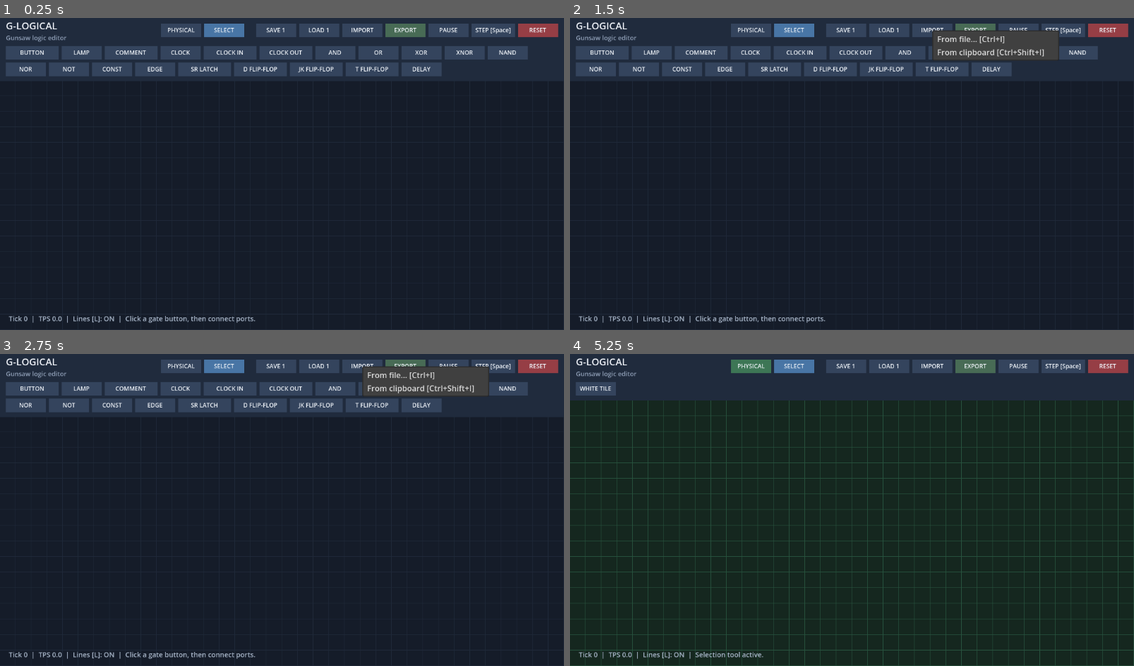
Above: before the commit, frames 1-4 (two rows, left to right).
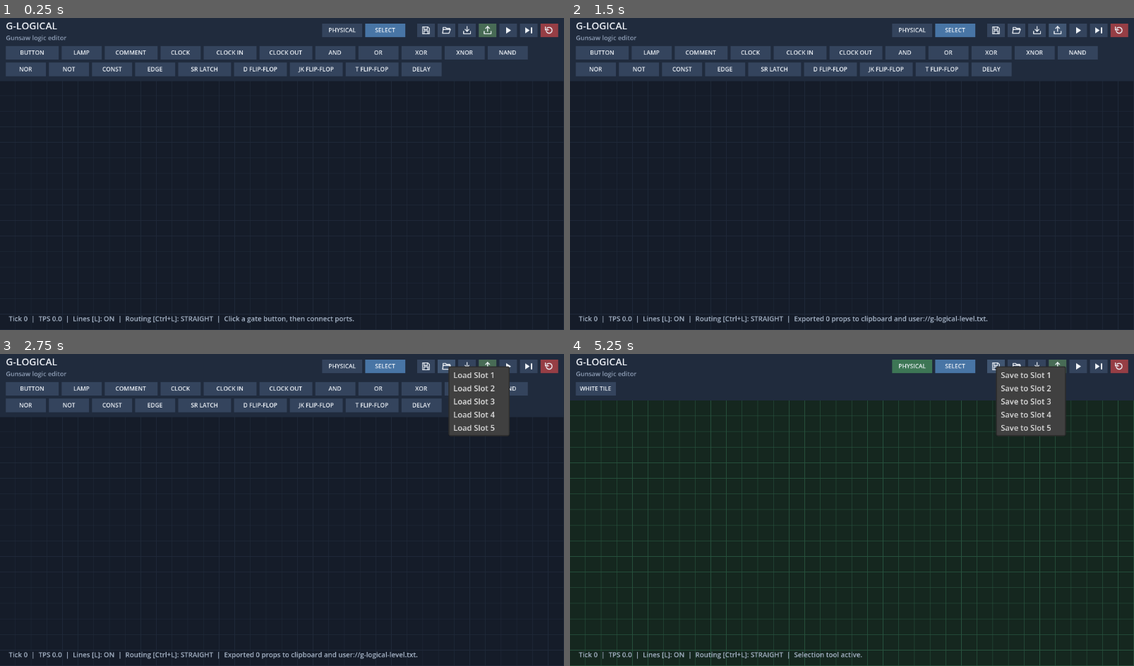
Above: after the commit, the same moments.

Repository: rushellxyz/g-logical
Game: Godot game, scene res://main.tscn
Same seed, same stepped clock (60 frames per second), same inputs: the game is played once before the commit and once after it.
Inputs (mouse positions are in pixels of both pictures, inside the frame that each line leads up to; where the layout moved, square brackets give the same spot in the first picture):
- Up to frame 1 (0.25 s): no input
- Up to frame 2 (1.5 s): click (930, 30) at 0.5 s, where only the run before the commit has a clickable "IMPORT"; click (1055, 30) [976, 30] at 1.25 s
- Up to frame 3 (2.75 s): click (451, 366) at 2 s, where only the run before the commit has a clickable "PAUSE"
- Up to frame 4 (5.25 s): click (1117, 366) [1105, 366] at 2.75 s; click "PHYSICAL" at 3.5 s; click "SELECT" at 4.25 s; click (998, 366) at 5.02 s

The runs differ from the first frame. In frame 1, 2.6% of the frame differs, in the area x 22-98%, y 1-98%; in frame 2, 4.3%; in frame 3, 5.5%; in frame 4, 5.3%.

Commit message:
Add icons

Diff:
--- a/canvas_geometry.gd
+++ b/canvas_geometry.gd
@@ -1,10 +1,12 @@
 extends RefCounted
 
 var dirty := true
+var orthogonal := false
 var gate_bounds: Array[Rect2] = []
 var wire_bounds: Array[Rect2] = []
 var wire_starts := PackedVector2Array()
 var wire_ends := PackedVector2Array()
+var wire_paths: Array[PackedVector2Array] = []
 
 func update(gates: Array, wires: Array, node_size: Vector2) -> void:
 	if not dirty and gate_bounds.size() == gates.size() and wire_bounds.size() == wires.size():
@@ -13,6 +15,7 @@
 	wire_bounds.clear()
 	wire_starts.clear()
 	wire_ends.clear()
+	wire_paths.clear()
 	var input_positions: Array = []
 	var output_positions: Array = []
 	for gate in gates:
@@ -26,8 +29,24 @@
 		var end: Vector2 = input_positions[wire["to_gate"]][wire["to_port"]]
 		wire_starts.append(start)
 		wire_ends.append(end)
-		wire_bounds.append(Rect2(start, end - start).abs())
+		var path := route(start, end, gate_bounds[wire["from_gate"]], gate_bounds[wire["to_gate"]], wire["from_port"], wire["to_port"]) if orthogonal else PackedVector2Array([start, end])
+		wire_paths.append(path)
+		var bounds := Rect2(start, Vector2.ZERO)
+		for point in path:
+			bounds = bounds.expand(point)
+		wire_bounds.append(bounds)
 	dirty = false
+
+func route(start: Vector2, end: Vector2, source: Rect2, target: Rect2, output_port: int, input_port: int) -> PackedVector2Array:
+	var exit_x := start.x + 24.0 + output_port * 8.0
+	var entry_x := end.x - 24.0 - input_port * 8.0
+	if exit_x <= entry_x:
+		var middle_x := (exit_x + entry_x) * 0.5
+		return PackedVector2Array([start, Vector2(middle_x, start.y), Vector2(middle_x, end.y), end])
+	var top_y := minf(source.position.y, target.position.y) - 24.0 - output_port * 8.0
+	var bottom_y := maxf(source.end.y, target.end.y) + 24.0 + output_port * 8.0
+	var lane_y := top_y if absf(start.y - top_y) + absf(end.y - top_y) <= absf(start.y - bottom_y) + absf(end.y - bottom_y) else bottom_y
+	return PackedVector2Array([start, Vector2(exit_x, start.y), Vector2(exit_x, lane_y), Vector2(entry_x, lane_y), Vector2(entry_x, end.y), end])
 
 func ports(position: Vector2, count: int, x_offset: float) -> PackedVector2Array:
 	var result := PackedVector2Array()
--- a/editor.gd
+++ b/editor.gd
@@ -3,6 +3,14 @@
 const GunsawLevelImporter = preload("res://gunsaw_level_importer.gd")
 const LogicSimulator = preload("res://logic_simulator.gd")
 const CanvasGeometry = preload("res://canvas_geometry.gd")
+const RUN_ICON = preload("res://icons/run.svg")
+const PAUSE_ICON = preload("res://icons/pause.svg")
+const STEP_ICON = preload("res://icons/step.svg")
+const RESET_ICON = preload("res://icons/reset.svg")
+const SAVE_ICON = preload("res://icons/save.svg")
+const LOAD_ICON = preload("res://icons/load.svg")
+const IMPORT_ICON = preload("res://icons/import.svg")
+const EXPORT_ICON = preload("res://icons/export.svg")
 
 const TOPBAR_HEIGHT := 72.0
 const GRID_SIZE := 32.0
@@ -112,10 +120,10 @@
 
 func _process(_delta: float) -> void:
 	toolbar_height = toolbar_panel.size.y
-	run_button.text = "RUN" if running else "PAUSE"
+	update_run_button()
 	run_button.button_pressed = running
-	save_button.text = "SAVE %d" % current_save_slot
-	load_button.text = "LOAD %d" % current_save_slot
+	save_button.tooltip_text = "Save to slot %d [Ctrl+S]" % current_save_slot
+	load_button.tooltip_text = "Load from slot %d [Ctrl+O]" % current_save_slot
 	update_ticks_per_second()
 	update_lamp_color_picker()
 	if running:
@@ -178,9 +186,14 @@
 	if not physical_mode and pending_output["gate"] >= 0 and get_local_mouse_position().y >= toolbar_height:
 		draw_set_transform(canvas_transform_origin(), 0.0, Vector2(canvas_zoom, canvas_zoom))
 		var start := port_position(pending_output["gate"], false, pending_output["port"])
-		draw_line(start, screen_to_canvas(get_local_mouse_position()), Color("#f5c451"), 3.0 / canvas_zoom)
+		var end := screen_to_canvas(get_local_mouse_position())
+		if canvas_geometry.orthogonal:
+			var path := canvas_geometry.route(start, end, canvas_geometry.gate_bounds[pending_output["gate"]], Rect2(end, Vector2.ZERO), pending_output["port"], 0)
+			draw_polyline(path, Color("#f5c451"), 3.0 / canvas_zoom)
+		else:
+			draw_line(start, end, Color("#f5c451"), 3.0 / canvas_zoom)
 		draw_set_transform(Vector2.ZERO, 0.0, Vector2.ONE)
-	draw_string(font, Vector2(18, get_viewport_rect().size.y - 18), "Tick %d  |  TPS %.1f  |  Lines [L]: %s  |  %s" % [tick, ticks_per_second, "ON" if wires_visible else "OFF", status_text], HORIZONTAL_ALIGNMENT_LEFT, -1, 14, Color("#aab8cb"))
+	draw_string(font, Vector2(18, get_viewport_rect().size.y - 18), "Tick %d  |  TPS %.1f  |  Lines [L]: %s  |  Routing [Ctrl+L]: %s  |  %s" % [tick, ticks_per_second, "ON" if wires_visible else "OFF", "ORTHO" if canvas_geometry.orthogonal else "STRAIGHT", status_text], HORIZONTAL_ALIGNMENT_LEFT, -1, 14, Color("#aab8cb"))
 
 func build_toolbar() -> void:
 	var layer := CanvasLayer.new()
@@ -236,23 +249,23 @@
 	actions.alignment = BoxContainer.ALIGNMENT_END
 	actions.add_theme_constant_override("separation", 6)
 	header.add_child(actions)
-	save_button = toolbar_button(actions, "SAVE %d" % current_save_slot, func(): open_save_slot_menu(get_global_mouse_position(), true))
-	load_button = toolbar_button(actions, "LOAD %d" % current_save_slot, func(): open_save_slot_menu(get_global_mouse_position(), false))
-	toolbar_button(actions, "IMPORT", func():
+	save_button = toolbar_icon_button(actions, SAVE_ICON, "Save to slot %d [Ctrl+S]" % current_save_slot, func(): open_save_slot_menu(get_global_mouse_position(), true))
+	load_button = toolbar_icon_button(actions, LOAD_ICON, "Load from slot %d [Ctrl+O]" % current_save_slot, func(): open_save_slot_menu(get_global_mouse_position(), false))
+	toolbar_icon_button(actions, IMPORT_ICON, "Import Gunsaw level [Ctrl+I]", func():
 		import_menu.position = DisplayServer.mouse_get_position()
 		import_menu.popup()
 	)
-	var export_button := toolbar_button(actions, "EXPORT", export_gunsaw)
+	var export_button := toolbar_icon_button(actions, EXPORT_ICON, "Export Gunsaw level [Ctrl+E]", export_gunsaw)
 	export_button.add_theme_stylebox_override("normal", toolbar_button_style(Color("#486b55")))
-	run_button = toolbar_button(actions, "PAUSE", func():
+	run_button = toolbar_icon_button(actions, RUN_ICON, "Run simulation", func():
 		running = not running
-		run_button.text = "RUN" if running else "PAUSE"
+		update_run_button()
 		status_text = "Simulation running." if running else "Simulation paused."
 	)
 	run_button.toggle_mode = true
 	run_button.add_theme_stylebox_override("pressed", toolbar_button_style(Color("#385e58")))
-	toolbar_button(actions, "STEP [Space]", simulate_tick)
-	var reset_button := toolbar_button(actions, "RESET", reset_simulation)
+	toolbar_icon_button(actions, STEP_ICON, "Advance one step [Space]", simulate_tick)
+	var reset_button := toolbar_icon_button(actions, RESET_ICON, "Stop simulation and restore initial component states", reset_simulation)
 	reset_button.add_theme_stylebox_override("normal", toolbar_button_style(Color("#963e45")))
 	reset_button.add_theme_stylebox_override("hover", toolbar_button_style(Color("#b54c54")))
 	reset_button.add_theme_stylebox_override("pressed", toolbar_button_style(Color("#752e35")))
@@ -279,6 +292,17 @@
 	button.pressed.connect(action)
 	parent.add_child(button)
 	return button
+
+func toolbar_icon_button(parent: Control, icon: Texture2D, tooltip: String, action: Callable) -> Button:
+	var button := toolbar_button(parent, "", action)
+	button.icon = icon
+	button.custom_minimum_size = Vector2(36, 28)
+	button.tooltip_text = tooltip
+	return button
+
+func update_run_button() -> void:
+	run_button.icon = PAUSE_ICON if running else RUN_ICON
+	run_button.tooltip_text = "Pause simulation" if running else "Run simulation"
 
 func toolbar_button_style(color: Color) -> StyleBoxFlat:
 	var style := StyleBoxFlat.new()
@@ -387,7 +411,10 @@
 	var wire_color := Color("#f5c451") if high else Color("#71839d")
 	if selected:
 		wire_color = Color("#f28b82")
-	draw_line(a, b, wire_color, 5 if selected else (4 if high else 2))
+	if canvas_geometry.orthogonal:
+		draw_polyline(canvas_geometry.wire_paths[wire_index], wire_color, 5 if selected else (4 if high else 2))
+	else:
+		draw_line(a, b, wire_color, 5 if selected else (4 if high else 2))
 	draw_circle(a, 4, wire_color)
 	draw_set_transform(Vector2.ZERO, 0.0, Vector2.ONE)
 
@@ -467,16 +494,21 @@
 			if event.keycode == KEY_ENTER:
 				status_text = "Comment editing finished."
 				return
-			if event.unicode > 0:
+			if event.unicode > 0 and not event.ctrl_pressed and not event.alt_pressed and not event.meta_pressed:
 				push_undo_state()
 				gates[selected_gate]["text"] += char(event.unicode)
 				queue_redraw()
 				return
-		if (event.physical_keycode == KEY_L or event.keycode == KEY_L) and not event.ctrl_pressed and not event.alt_pressed and not event.meta_pressed:
+		if (event.physical_keycode == KEY_L or event.keycode == KEY_L) and not event.alt_pressed and not event.meta_pressed:
 			if not event.echo:
-				wires_visible = not wires_visible
-				if not wires_visible:
-					selected_wire = -1
+				if event.ctrl_pressed:
+					canvas_geometry.orthogonal = not canvas_geometry.orthogonal
+					canvas_geometry.dirty = true
+					status_text = "Line routing: %s [Ctrl+L]." % ("orthogonal" if canvas_geometry.orthogonal else "straight")
+				else:
+					wires_visible = not wires_visible
+					if not wires_visible:
+						selected_wire = -1
 				queue_redraw()
 			return
 		if event.keycode == KEY_DELETE or event.keycode == KEY_BACKSPACE:
@@ -841,10 +873,10 @@
 	for i in range(wires.size() - 1, -1, -1):
 		if not canvas_geometry.wire_bounds[i].grow(9.0).has_point(pos):
 			continue
-		var start: Vector2 = canvas_geometry.wire_starts[i]
-		var end: Vector2 = canvas_geometry.wire_ends[i]
-		if Geometry2D.get_closest_point_to_segment(pos, start, end).distance_to(pos) <= 9.0:
-			return i
+		var path: PackedVector2Array = canvas_geometry.wire_paths[i]
+		for segment in range(path.size() - 1):
+			if Geometry2D.get_closest_point_to_segment(pos, path[segment], path[segment + 1]).distance_to(pos) <= 9.0:
+				return i
 	return -1
 
 func find_port(pos: Vector2) -> Dictionary:
@@ -1130,7 +1162,7 @@
 func reset_simulation() -> void:
 	running = false
 	run_button.button_pressed = false
-	run_button.text = "PAUSE"
+	update_run_button()
 	tick = 0
 	ticks_in_tps_window = 0
 	ticks_per_second = 0.0
--- /dev/null
+++ b/icons/export.svg
@@ -0,0 +1 @@
+<svg xmlns="http://www.w3.org/2000/svg" width="20" height="20" viewBox="0 0 20 20"><path d="M10 12V2M6 6l4-4 4 4M3 12v5h14v-5" fill="none" stroke="#f1f5fa" stroke-width="1.8" stroke-linecap="round" stroke-linejoin="round"/></svg>
--- /dev/null
+++ b/icons/import.svg
@@ -0,0 +1 @@
+<svg xmlns="http://www.w3.org/2000/svg" width="20" height="20" viewBox="0 0 20 20"><path d="M10 2v10m-4-4 4 4 4-4M3 12v5h14v-5" fill="none" stroke="#f1f5fa" stroke-width="1.8" stroke-linecap="round" stroke-linejoin="round"/></svg>
--- /dev/null
+++ b/icons/load.svg
@@ -0,0 +1 @@
+<svg xmlns="http://www.w3.org/2000/svg" width="20" height="20" viewBox="0 0 20 20"><path d="M3 8V4h5l2 2h7v3M3 8h15l-3 8H2Z" fill="none" stroke="#f1f5fa" stroke-width="1.7" stroke-linecap="round" stroke-linejoin="round"/></svg>
--- /dev/null
+++ b/icons/pause.svg
@@ -0,0 +1 @@
+<svg xmlns="http://www.w3.org/2000/svg" width="20" height="20" viewBox="0 0 20 20"><path d="M5 4h4v12H5zm6 0h4v12h-4z" fill="#f1f5fa"/></svg>
--- /dev/null
+++ b/icons/reset.svg
@@ -0,0 +1 @@
+<svg xmlns="http://www.w3.org/2000/svg" width="20" height="20" viewBox="0 0 20 20"><path d="M5 6a6 6 0 1 1-1 6" fill="none" stroke="#f1f5fa" stroke-width="2" stroke-linecap="round"/><path d="M2 3v6h6" fill="none" stroke="#f1f5fa" stroke-width="2" stroke-linecap="round" stroke-linejoin="round"/></svg>
--- /dev/null
+++ b/icons/run.svg
@@ -0,0 +1 @@
+<svg xmlns="http://www.w3.org/2000/svg" width="20" height="20" viewBox="0 0 20 20"><path d="M6 3.5 16 10 6 16.5Z" fill="#f1f5fa"/></svg>
--- /dev/null
+++ b/icons/save.svg
@@ -0,0 +1 @@
+<svg xmlns="http://www.w3.org/2000/svg" width="20" height="20" viewBox="0 0 20 20"><path d="M4 3h10l3 3v11H3V3Z" fill="none" stroke="#f1f5fa" stroke-width="1.7" stroke-linejoin="round"/><path d="M6 3v5h7V3M6 17v-6h8v6" fill="none" stroke="#f1f5fa" stroke-width="1.7"/></svg>
--- /dev/null
+++ b/icons/step.svg
@@ -0,0 +1 @@
+<svg xmlns="http://www.w3.org/2000/svg" width="20" height="20" viewBox="0 0 20 20"><path d="m3 4 9 6-9 6zm11 0h3v12h-3z" fill="#f1f5fa"/></svg>
Not shown, added: icons/export.svg.import
Not shown, added: icons/import.svg.import
Not shown, added: icons/load.svg.import
Not shown, added: icons/pause.svg.import
Not shown, added: icons/reset.svg.import
Not shown, added: icons/run.svg.import
Not shown, added: icons/save.svg.import
Not shown, added: icons/step.svg.import
